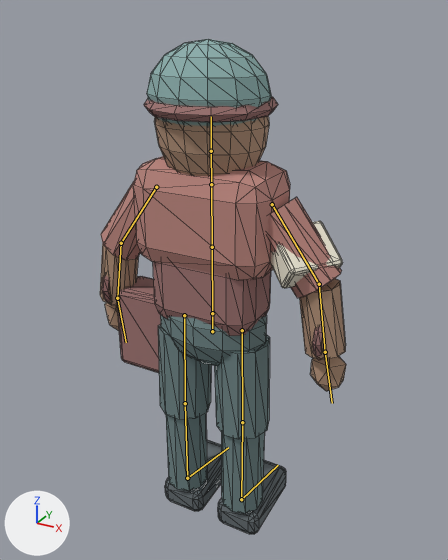
One commit to the glTF model public/models/characters/asha-bell.glb: the scene before it, then after it.
Camera for both pictures: a 50 mm lens placed at (1.093, -1.896, 2.125), pointed at (-0.031, 0.148, 1.103). Lighting does not change. The marker at lower left points along +X, +Y and +Z. The older version comes first. The bones that change, and the others that lie on the model, are drawn over the model as lines. Mesh edges are drawn as thin lines.

Objects in the first picture: 'asha-survivor-mesh'.
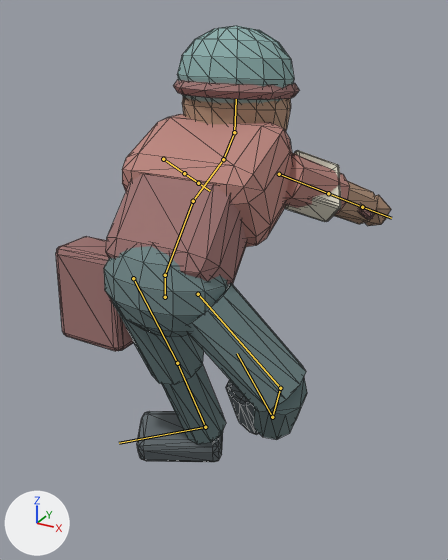
The newer file adds an action. The first version stands in its rest pose; the second is drawn at frame 40 of the action 'asha_BikeRide'.

Diff of the bpy script that builds the scene:
```diff
--- a/public/models/characters/asha-bell.glb.py
+++ b/public/models/characters/asha-bell.glb.py
@@ bone_pelvis @@
 bone_pelvis = bpy.data.objects['asha-survivor-rig'].pose.bones['Pelvis']  # child of 'Root'
-bone_pelvis.location = (0.0, 0.0, 0.0)
-bone_pelvis.rotation_quaternion = (1.0, 0.0, 0.0, 0.0)  # degrees (0, 0, 0)
+bone_pelvis.location = (0.0, 0.285, 0.32)
+bone_pelvis.rotation_quaternion = (1.0, -0.02, 0.0, 0.0)  # degrees (-2, 0, 0)
@@ bone_spine @@
 bone_spine = bpy.data.objects['asha-survivor-rig'].pose.bones['Spine']  # child of 'Pelvis'
-bone_spine.rotation_quaternion = (1.0, 0.0, 0.0, 0.0)  # degrees (0, 0, 0)
+bone_spine.rotation_quaternion = (0.939, -0.343, 0.0, 0.0)  # degrees (-40, 0, 0)
@@ bone_chest @@
 bone_chest = bpy.data.objects['asha-survivor-rig'].pose.bones['Chest']  # child of 'Spine'
-bone_chest.rotation_quaternion = (1.0, 0.0, 0.0, 0.0)  # degrees (0, 0, 0)
+bone_chest.rotation_quaternion = (0.98, -0.199, 0.0, 0.0)  # degrees (-23, 0, 0)
@@ bone_neck @@
 bone_neck = bpy.data.objects['asha-survivor-rig'].pose.bones['Neck']  # child of 'Chest'
-bone_neck.rotation_quaternion = (1.0, 0.0, 0.0, 0.0)  # degrees (0, 0, 0)
+bone_neck.rotation_quaternion = (0.985, 0.174, 0.0, 0.0)  # degrees (20, 0, 0)
@@ bone_head @@
 bone_head = bpy.data.objects['asha-survivor-rig'].pose.bones['Head']  # child of 'Neck'
-bone_head.rotation_quaternion = (1.0, 0.0, 0.0, 0.0)  # degrees (0, 0, 0)
+bone_head.rotation_quaternion = (0.936, 0.352, 0.0, 0.0)  # degrees (41, 0, 0)
@@ bone_upperarm_l @@
 bone_upperarm_l = bpy.data.objects['asha-survivor-rig'].pose.bones['UpperArm.L']  # child of 'Chest'
-bone_upperarm_l.rotation_quaternion = (1.0, 0.0, 0.0, 0.0)  # degrees (0, 0, 0)
+bone_upperarm_l.rotation_quaternion = (0.55, 0.805, 0.146, 0.169)  # degrees (110, -6, 25)
@@ bone_forearm_l @@
 bone_forearm_l = bpy.data.objects['asha-survivor-rig'].pose.bones['Forearm.L']  # child of 'UpperArm.L'
-bone_forearm_l.rotation_quaternion = (1.0, 0.0, 0.0, 0.0)  # degrees (0, 0, 0)
+bone_forearm_l.rotation_quaternion = (0.972, 0.036, 0.007, -0.232)  # degrees (4, 2, -27)
@@ bone_hand_l @@
 bone_hand_l = bpy.data.objects['asha-survivor-rig'].pose.bones['Hand.L']  # child of 'Forearm.L'
-bone_hand_l.rotation_quaternion = (1.0, 0.0, 0.0, 0.0)  # degrees (0, 0, 0)
+bone_hand_l.rotation_quaternion = (0.992, -0.115, 0.005, -0.049)  # degrees (-13, 0, -6)
@@ bone_upperarm_r @@
 bone_upperarm_r = bpy.data.objects['asha-survivor-rig'].pose.bones['UpperArm.R']  # child of 'Chest'
-bone_upperarm_r.rotation_quaternion = (1.0, 0.0, 0.0, 0.0)  # degrees (0, 0, 0)
+bone_upperarm_r.rotation_quaternion = (-0.145, -0.17, -0.551, -0.804)  # degrees (70, -6, 155)
@@ bone_forearm_r @@
 bone_forearm_r = bpy.data.objects['asha-survivor-rig'].pose.bones['Forearm.R']  # child of 'UpperArm.R'
-bone_forearm_r.rotation_quaternion = (1.0, 0.0, 0.0, 0.0)  # degrees (0, 0, 0)
+bone_forearm_r.rotation_quaternion = (0.972, 0.036, -0.007, 0.232)  # degrees (4, -2, 27)
@@ bone_hand_r @@
 bone_hand_r = bpy.data.objects['asha-survivor-rig'].pose.bones['Hand.R']  # child of 'Forearm.R'
-bone_hand_r.rotation_quaternion = (1.0, 0.0, 0.0, 0.0)  # degrees (0, 0, 0)
+bone_hand_r.rotation_quaternion = (0.992, -0.115, -0.005, 0.049)  # degrees (-13, 0, 6)
@@ bone_thigh_l @@
 bone_thigh_l = bpy.data.objects['asha-survivor-rig'].pose.bones['Thigh.L']  # child of 'Pelvis'
-bone_thigh_l.rotation_quaternion = (1.0, 0.0, 0.0, 0.0)  # degrees (0, 0, 0)
+bone_thigh_l.rotation_quaternion = (-0.832, 0.039, 0.433, 0.344)  # degrees (21, -48, -54)
@@ bone_shin_l @@
 bone_shin_l = bpy.data.objects['asha-survivor-rig'].pose.bones['Shin.L']  # child of 'Thigh.L'
-bone_shin_l.rotation_quaternion = (1.0, 0.0, 0.0, 0.0)  # degrees (0, 0, 0)
+bone_shin_l.rotation_quaternion = (0.863, 0.504, -0.01, 0.023)  # degrees (61, -2, 2)
@@ bone_foot_l @@
 bone_foot_l = bpy.data.objects['asha-survivor-rig'].pose.bones['Foot.L']  # child of 'Shin.L'
-bone_foot_l.rotation_quaternion = (1.0, 0.0, 0.0, 0.0)  # degrees (0, 0, 0)
+bone_foot_l.rotation_quaternion = (0.793, 0.609, -0.002, 0.011)  # degrees (75, -1, 1)
@@ bone_thigh_r @@
 bone_thigh_r = bpy.data.objects['asha-survivor-rig'].pose.bones['Thigh.R']  # child of 'Pelvis'
-bone_thigh_r.rotation_quaternion = (1.0, 0.0, 0.0, 0.0)  # degrees (0, 0, 0)
+bone_thigh_r.rotation_quaternion = (0.533, 0.024, -0.818, -0.217)  # degrees (-48, -121, 32)
@@ bone_shin_r @@
 bone_shin_r = bpy.data.objects['asha-survivor-rig'].pose.bones['Shin.R']  # child of 'Thigh.R'
-bone_shin_r.rotation_quaternion = (1.0, 0.0, 0.0, 0.0)  # degrees (0, 0, 0)
+bone_shin_r.rotation_quaternion = (0.999, 0.032, 0.001, -0.002)  # degrees (4, 0, 0)
@@ bone_foot_r @@
 bone_foot_r = bpy.data.objects['asha-survivor-rig'].pose.bones['Foot.R']  # child of 'Shin.R'
-bone_foot_r.rotation_quaternion = (1.0, 0.0, 0.0, 0.0)  # degrees (0, 0, 0)
+bone_foot_r.rotation_quaternion = (0.996, 0.086, 0.0, -0.001)  # degrees (10, 0, 0)
```

Location of each change, (x1, y1, x2, y2) in pixels of the pictures (448 x 560 px):
'asha-survivor-mesh', posed (36% wider, 12% shorter)
    before: (100, 39, 346, 534)
    after: (56, 26, 391, 462)
bone 'Pelvis', root to tip
    before: (212, 331) to (212, 313)
    after: (165, 297) to (165, 275)
bone 'Spine', root to tip
    before: (212, 313) to (212, 247)
    after: (165, 275) to (193, 201)
bone 'Chest', root to tip
    before: (212, 247) to (211, 184)
    after: (193, 201) to (223, 159)
bone 'Neck', root to tip
    before: (211, 184) to (211, 151)
    after: (223, 159) to (234, 132)
bone 'Head', root to tip
    before: (211, 151) to (211, 116)
    after: (234, 132) to (236, 99)
bone 'UpperArm.L', root to tip
    before: (272, 204) to (319, 284)
    after: (279, 174) to (328, 193)
bone 'Forearm.L', root to tip
    before: (319, 284) to (325, 352)
    after: (328, 193) to (362, 207)
bone 'Hand.L', root to tip
    before: (325, 352) to (332, 403)
    after: (362, 207) to (391, 218)
bone 'UpperArm.R', root to tip
    before: (156, 187) to (121, 243)
    after: (163, 159) to (184, 173)
bone 'Forearm.R', root to tip
    before: (121, 243) to (117, 298)
    after: (184, 173) to (198, 183)
bone 'Hand.R', root to tip
    before: (117, 298) to (126, 342)
    after: (198, 183) to (210, 191)
bone 'Thigh.L', root to tip
    before: (242, 330) to (242, 422)
    after: (198, 294) to (280, 388)
bone 'Shin.L', root to tip
    before: (242, 422) to (241, 499)
    after: (280, 388) to (272, 417)
bone 'Foot.L', root to tip
    before: (241, 499) to (278, 465)
    after: (272, 417) to (237, 353)
bone 'Thigh.R', root to tip
    before: (184, 315) to (185, 403)
    after: (133, 278) to (177, 363)
bone 'Shin.R', root to tip
    before: (185, 403) to (187, 478)
    after: (177, 363) to (205, 427)
bone 'Foot.R', root to tip
    before: (187, 478) to (228, 447)
    after: (205, 427) to (119, 443)
